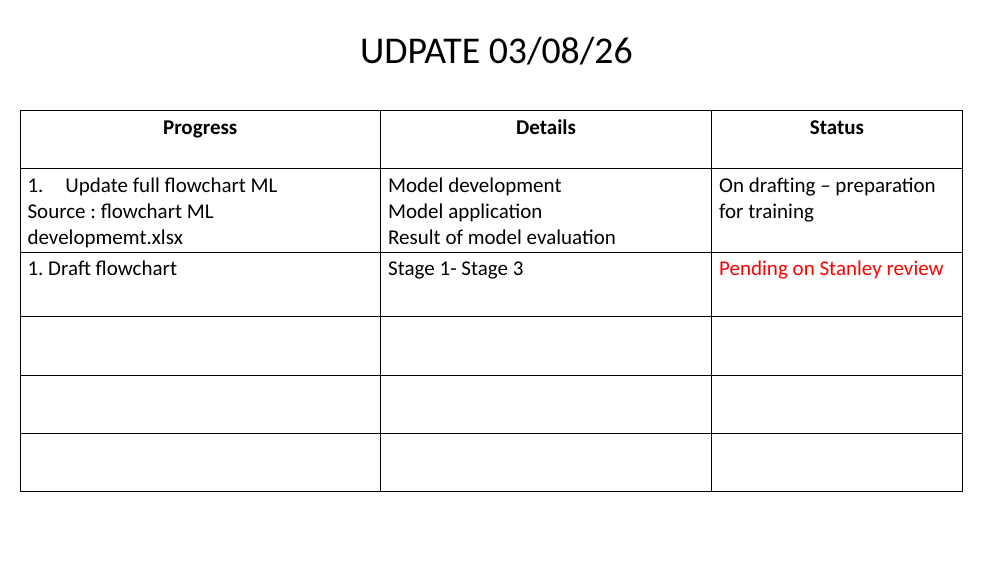
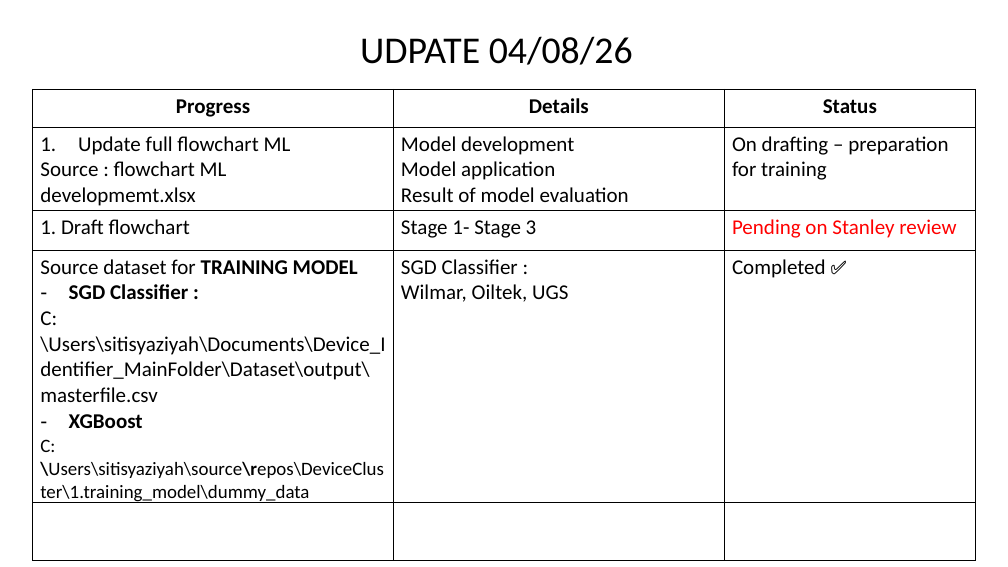
Before and after one commit to Syaziyah30/DeviceCluster, a slide deck: slide 4 of 1.training_model/supplementary/Device Identifier 20260717.pptx. Drawn at 1008x567 pixels with LibreOffice and Linux fonts; fonts in the diff are those of the drawing. Boxes give left, top, right and bottom in pixels: in the first picture for what was removed or moved away, otherwise in the second. Text is boxed around its words. In the diff, an @@ line names an element or a change of style, - is before the commit and + after.

```diff
--- a/1.training_model/supplementary/Device Identifier 20260717.pptx
+++ b/1.training_model/supplementary/Device Identifier 20260717.pptx
@@ text at (x1=360, y1=36, x2=633, y2=65): text changed @@
-UDPATE 03/08/26
+UDPATE 04/08/26
@@ table at (x1=33, y1=89, x2=975, y2=513) @@
+row 4: Source dataset for TRAINING MODEL / SGD Classifier : / C:\Users\sitisyaziyah\Documents\Device_Identifier_MainFolder\Dataset\output\masterfile.csv / XGBoost / C:\Users\sitisyaziyah\source\repos\DeviceCluster\1.training_model\dummy_data | SGD Classifier : / Wilmar, Oiltek, UGS | Completed ✅
-row 5:  |  | 
-row 6:  |  | 
@@ table resized from (x1=20, y1=110, x2=963, y2=492) to (x1=33, y1=89, x2=975, y2=513) @@
```
Also in this commit, not shown: 1 other slide changed, 1 slide added, 1 slide removed, 4 other files.
